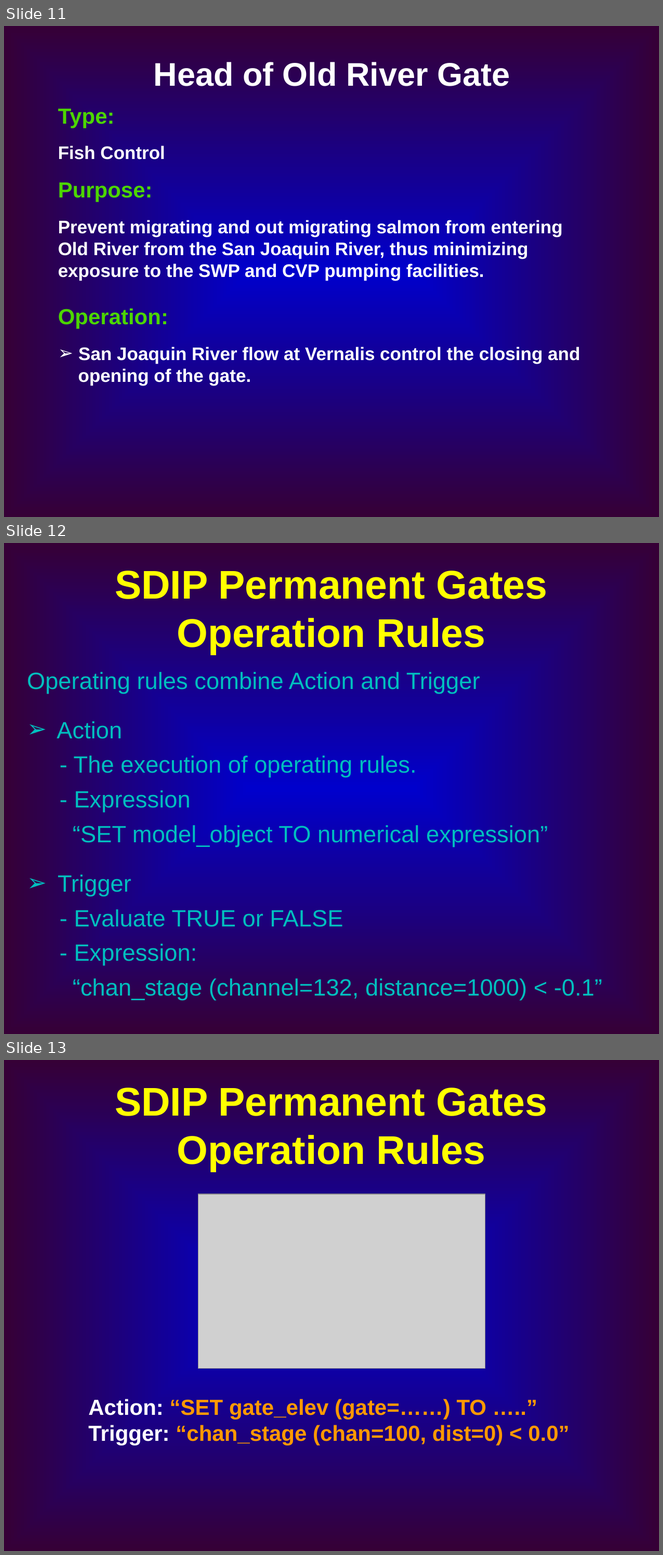
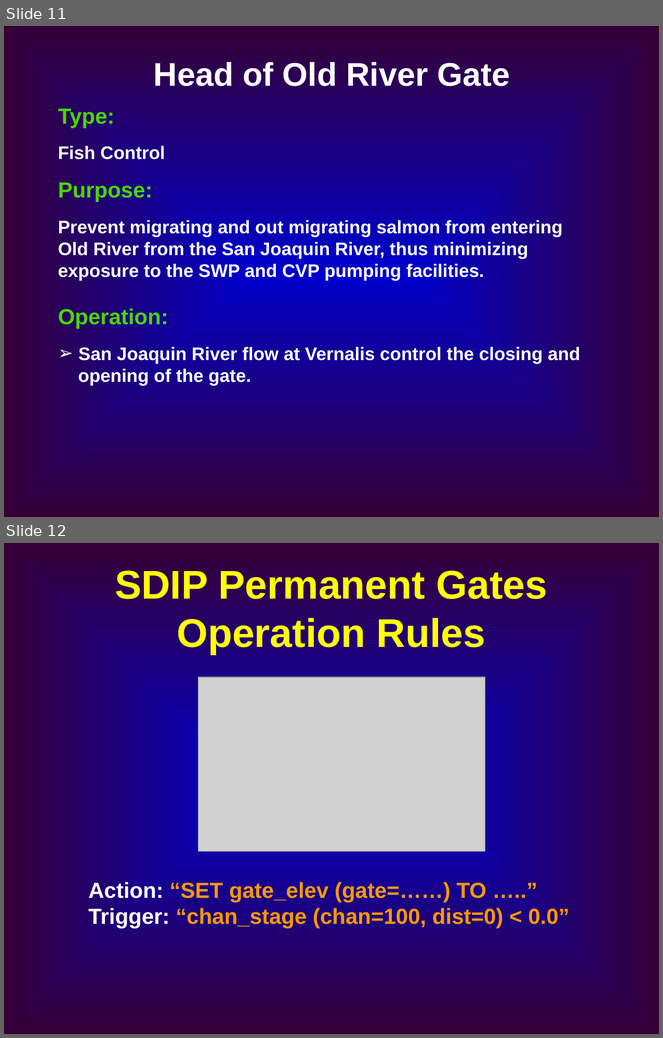
Before and after one commit to CADWRDeltaModeling/dsm2, a slide deck: dsm2/presentations/DSM2 Operting Rule.ppt. Shown one above the other, each under a label of ours: slides 11, 12 and 13 before the commit, slides 11 and 12 after it. The pictures are 663x1555 and 663x1038 pixels, drawn with LibreOffice and Linux fonts; fonts in the diff are those of the drawing; grey boxes stand for pictures. Boxes give left, top, right and bottom in pixels: in the first picture for what was removed or moved away, otherwise in the second. Text is boxed around its words. In the diff, an @@ line names an element or a change of style, - is before the commit and + after.

```diff
--- a/dsm2/presentations/DSM2 Operting Rule.ppt
+++ b/dsm2/presentations/DSM2 Operting Rule.ppt
@@ slide 12 removed at [4, 543, 659, 1034], background gradient #0000CC to #360036 @@
@@ title removed at [115, 571, 548, 655] @@
-SDIP Permanent Gates Operation Rules
@@ text removed at [27, 670, 603, 1001] @@
-Operating rules combine Action and Trigger
-➢ Action
-- The execution of operating rules.
-- Expression
-“SET model_object TO numerical expression”
-➢ Trigger
-- Evaluate TRUE or FALSE
-- Expression:
-“chan_stage (channel=132, distance=1000) < -0.1”
@@ what was slide 13 is now slide 12 @@
```
Also in this commit, not shown: 3 slides changed, 2 other slides removed.
